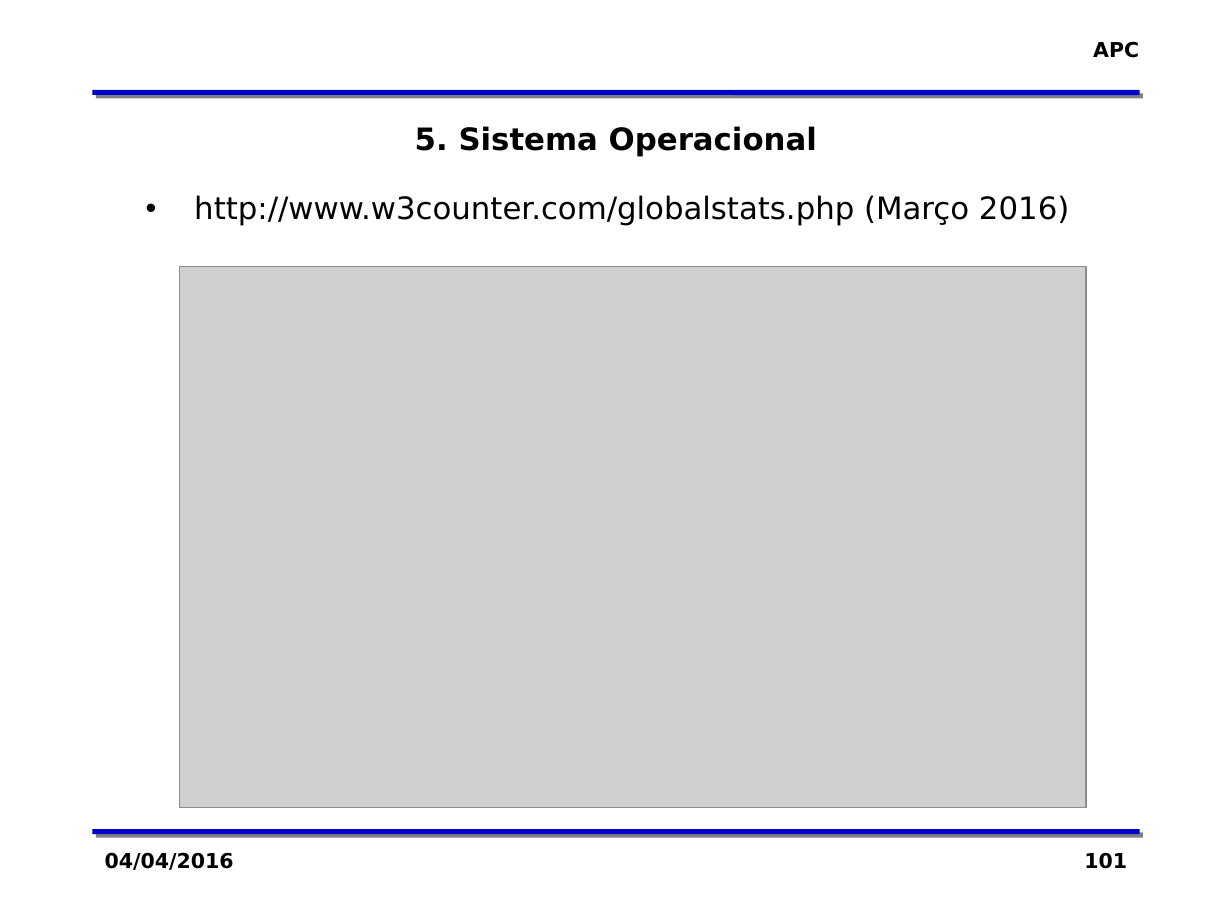
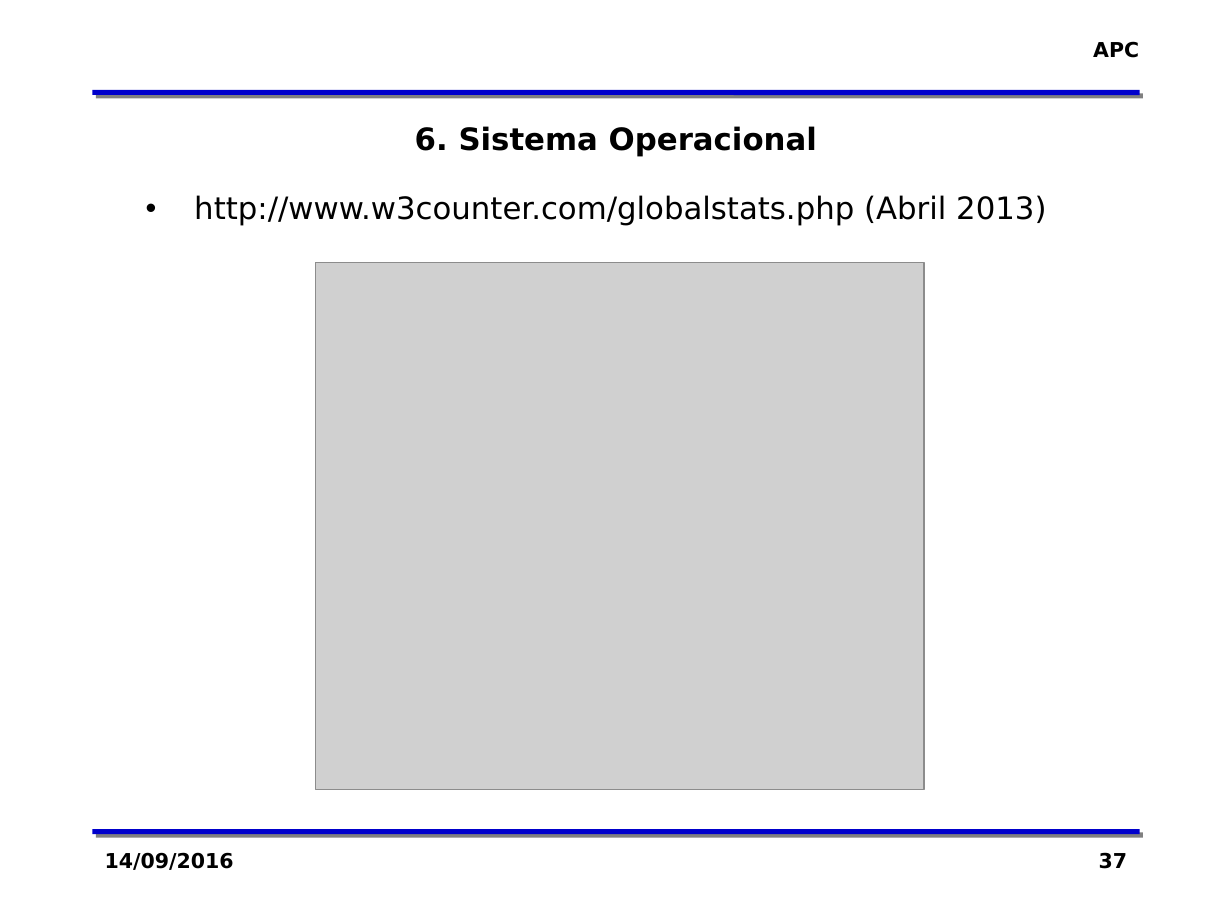
Before and after one commit to zaghetto/Algoritmos, a slide deck: slide 37 of MÓDULOS DE AULA/Módulo 02 - Organização Básica de um Computador.pptx (slide 101 before the commit). Drawn at 1232x924 pixels with LibreOffice and Linux fonts; fonts in the diff are those of the drawing; grey boxes stand for pictures; background and template pictures are left out. Boxes give left, top, right and bottom in pixels: in the first picture for what was removed or moved away, otherwise in the second. Text is boxed around its words. In the diff, an @@ line names an element or a change of style, - is before the commit and + after.

```diff
--- a/MÓDULOS DE AULA/Módulo 02 - Organização Básica de um Computador.pptx
+++ b/MÓDULOS DE AULA/Módulo 02 - Organização Básica de um Computador.pptx
@@ text at [415, 126, 817, 157]: text changed @@
-5. Sistema Operacional
+6. Sistema Operacional
@@ text at [194, 195, 1046, 226]: text changed @@
-• http://www.w3counter.com/globalstats.php (Março 2016)
+• http://www.w3counter.com/globalstats.php (Abril 2013)
@@ picture: place and size @@
-picture at [180, 266, 1087, 807]
+picture at [315, 262, 924, 790]
@@ text at [105, 852, 234, 870]: text changed @@
-04/04/2016
+14/09/2016
@@ page number at [1099, 852, 1127, 869]: text changed @@
-101
+37
```
Also in this commit, not shown: 38 other slides changed, 68 slides removed, 35 other files.
